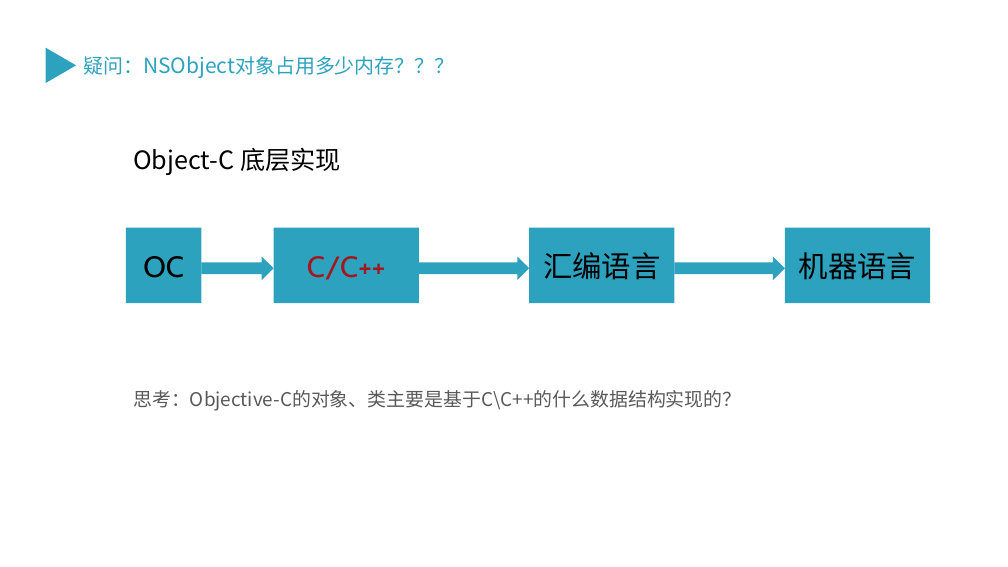
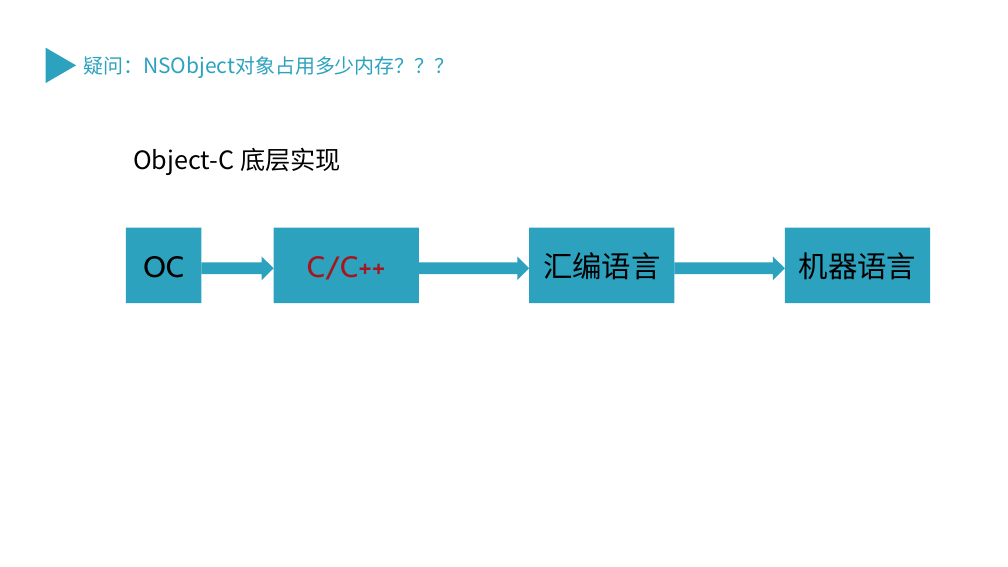
Before and after one commit to softwarefaith/iOS-Team-Share, a slide deck: slide 4 of 01-NSObejct本质/聊聊NSObject.pptx. Drawn at 1008x567 pixels with LibreOffice and Linux fonts; fonts in the diff are those of the drawing. Boxes give left, top, right and bottom in pixels: in the first picture for what was removed or moved away, otherwise in the second. Text is boxed around its words. In the diff, an @@ line names an element or a change of style, - is before the commit and + after.

```diff
--- a/01-NSObejct本质/聊聊NSObject.pptx
+++ b/01-NSObejct本质/聊聊NSObject.pptx
@@ text removed at [133,390,741,411] @@
-思考：Objective-C的对象、类主要是基于C\C++的什么数据结构实现的？
```
Also in this commit, not shown: 1 other slide changed, 39 other files.
